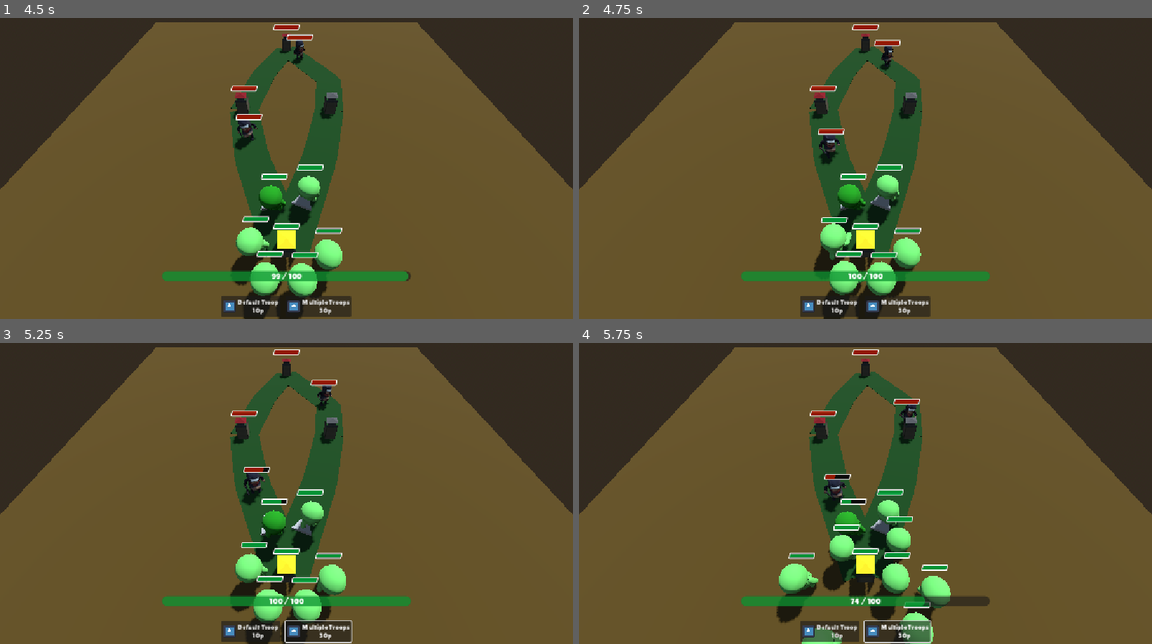
Above: before the commit, frames 1-4 (two rows, left to right).
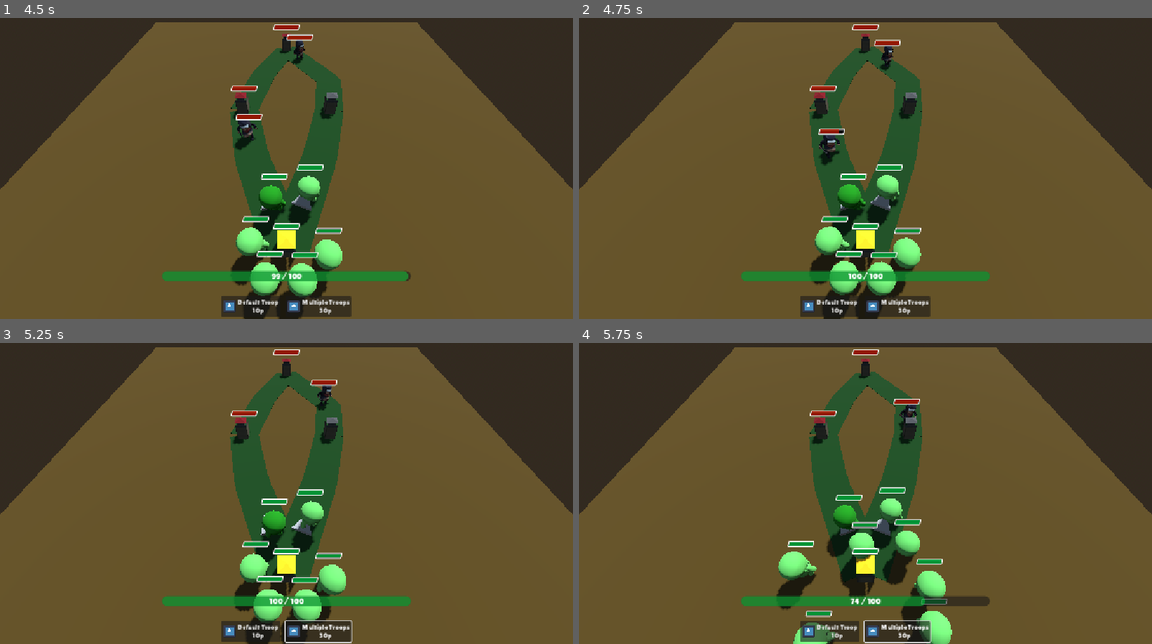
Above: after the commit, the same moments.

Repository: redd096/CrossCommunityGameJam2026
Game: Godot game, scene res://Scenes/game_scene.tscn
Same seed, same stepped clock (60 frames per second), same inputs: the game is played once before the commit and once after it. This scene is started directly instead of the project's main scene. The engine's default icon, where the game draws it, is replaced by a stand-in: a white triangle on a blue panel in a dark square.
Inputs (mouse positions are in pixels of both pictures, inside the frame that each line leads up to):
- Up to frame 1 (4.5 s): click "Default Troop 10p" at 0.5 s; click "Multiple Troops 30p" at 1.25 s; move the mouse to (257, 222) at 2.02 s; hold Up (ui_up) 2.03-3.53 s; click (257, 222) at 2.17 s; move the mouse to (458, 204) at 2.77 s; tap Enter (ui_accept) at 3.02 s; move the mouse to (114, 108) at 3.52 s; hold Left (ui_left) from 3.53 s (still down); move the mouse to (315, 156) at 4.27 s; click (315, 156) at 4.42 s
- Up to frame 2 (4.75 s): keep holding Left (ui_left); tap Enter (ui_accept) at 4.52 s
- Up to frame 3 (5.25 s): move the mouse to (200, 403) at 5.02 s; release Left (ui_left) at 5.03 s; hold Down (ui_down) from 5.03 s (still down)
- Up to frame 4 (5.75 s): keep holding Down (ui_down); tap Enter (ui_accept) at 5.27 s

Frame 1 is identical in both runs. In frame 2, 0.5% of the frame differs, in the area x 40-48%, y 36-89%; in frame 3, 0.7%; in frame 4, 6.1%, in the area x 34-66%, y 43-100%.

Commit message:
fix attacks

Diff:
--- a/Scenes/Units/tower/tower_enemy.tscn
+++ b/Scenes/Units/tower/tower_enemy.tscn
@@ -10,7 +10,7 @@
 [ext_resource type="PackedScene" uid="uid://c6jyg34nf4ovy" path="res://Scenes/UI/health_bar/unit_health_bar_enemy.tscn" id="8_5t0l1"]
 
 [sub_resource type="SphereShape3D" id="SphereShape3D_mthvj"]
-radius = 2.0
+radius = 4.0
 
 [node name="Tower_Enemy" unique_id=2100006670 node_paths=PackedStringArray("state_machine") instance=ExtResource("1_base")]
 state_machine = NodePath("Components/TowerStateMachineComponent")
@@ -37,9 +37,10 @@
 script = ExtResource("5_hr3pd")
 metadata/_custom_type_script = "uid://br0nfyqtpjv2s"
 
-[node name="UnitLookForTargetsComponent" type="Node" parent="Components" index="1" unique_id=236805151 node_paths=PackedStringArray("targets_area")]
+[node name="UnitLookForTargetsComponent" type="Node" parent="Components" index="1" unique_id=236805151 node_paths=PackedStringArray("targets_area", "targets_shape")]
 script = ExtResource("4_3trwk")
 targets_area = NodePath("../../LookForTargetsArea")
+targets_shape = NodePath("../../LookForTargetsArea/CollisionShape3D")
 metadata/_custom_type_script = "uid://dhp16hhrbb214"
 
 [node name="UnitHealthComponent" type="Node" parent="Components" index="2" unique_id=1709057946 node_paths=PackedStringArray("health_bar")]
@@ -54,5 +55,4 @@
 collision_mask = 9
 
 [node name="CollisionShape3D" type="CollisionShape3D" parent="LookForTargetsArea" index="0" unique_id=1838739778]
-transform = Transform3D(1, 0, 0, 0, 1, 0, 0, 0, 1, 0, 0, -1)
 shape = SubResource("SphereShape3D_mthvj")
--- a/Scenes/Units/tower/tower_player.tscn
+++ b/Scenes/Units/tower/tower_player.tscn
@@ -10,7 +10,7 @@
 [ext_resource type="PackedScene" uid="uid://dpfmvwtp8ajyd" path="res://Scenes/UI/health_bar/unit_health_bar_player.tscn" id="8_wv717"]
 
 [sub_resource type="SphereShape3D" id="SphereShape3D_4htqd"]
-radius = 2.0
+radius = 4.0
 
 [node name="Tower_Player" unique_id=589175981 node_paths=PackedStringArray("state_machine") instance=ExtResource("1_base")]
 collision_layer = 24
@@ -38,9 +38,10 @@
 script = ExtResource("5_nr6a3")
 metadata/_custom_type_script = "uid://br0nfyqtpjv2s"
 
-[node name="UnitLookForTargetsComponent" type="Node" parent="Components" index="1" unique_id=28584457 node_paths=PackedStringArray("targets_area")]
+[node name="UnitLookForTargetsComponent" type="Node" parent="Components" index="1" unique_id=28584457 node_paths=PackedStringArray("targets_area", "targets_shape")]
 script = ExtResource("6_ajfc0")
 targets_area = NodePath("../../LookForTargetsArea")
+targets_shape = NodePath("../../LookForTargetsArea/CollisionShape3D")
 metadata/_custom_type_script = "uid://dhp16hhrbb214"
 
 [node name="UnitHealthComponent" type="Node" parent="Components" index="2" unique_id=141157962 node_paths=PackedStringArray("health_bar")]
@@ -55,5 +56,4 @@
 collision_mask = 9
 
 [node name="CollisionShape3D" type="CollisionShape3D" parent="LookForTargetsArea" index="0" unique_id=42601235]
-transform = Transform3D(1, 0, 0, 0, 1, 0, 0, 0, 1, 0, 0, -1)
 shape = SubResource("SphereShape3D_4htqd")
--- a/ScriptableObjects/EnemyUnits/default_enemy_tower.tres
+++ b/ScriptableObjects/EnemyUnits/default_enemy_tower.tres
@@ -8,4 +8,5 @@
 troop_prefab = ExtResource("2_phxnj")
 faction = 1
 cost = 0
+attack_range = 4.0
 metadata/_custom_type_script = "uid://dq42um1m8nncq"
--- a/ScriptableObjects/PlayerUnits/default_player_tower.tres
+++ b/ScriptableObjects/PlayerUnits/default_player_tower.tres
@@ -7,4 +7,5 @@
 script = ExtResource("1_uabgt")
 troop_prefab = ExtResource("2_1kt7t")
 cost = 0
+attack_range = 4.0
 metadata/_custom_type_script = "uid://dq42um1m8nncq"
--- a/ScriptableObjects/PlayerUnits/multiple_player_units.tres
+++ b/ScriptableObjects/PlayerUnits/multiple_player_units.tres
@@ -10,6 +10,7 @@
 cost = 30
 formation_size = 5
 move_speed = 2.5
+attack_range = 5.0
 troop_name = &"Multiple Troops"
 icon = ExtResource("1_6k6h2")
 metadata/_custom_type_script = "uid://dq42um1m8nncq"
--- a/ScriptableObjects/default_empty_tower.tres
+++ b/ScriptableObjects/default_empty_tower.tres
@@ -8,4 +8,5 @@
 troop_prefab = ExtResource("2_gauhm")
 faction = 2
 cost = 0
+attack_range = 4.0
 metadata/_custom_type_script = "uid://dq42um1m8nncq"
--- a/Scripts/units/enemy/states/enemy_attack_state.gd
+++ b/Scripts/units/enemy/states/enemy_attack_state.gd
@@ -22,16 +22,16 @@
 
 
 func _physics_process_state(delta: float) -> void:
-	# no target, already destroyed by another unit, or out of range: go back
+	# target destroyed or out of range: go back
 	if _target == null or not sm.look_for_targets_component.is_in_area(_target):
 		_back_to_previous_state()
 		return
 
-	# when timer is completed, attack the target and go back
+	# when timer is completed, attack the target
 	_attack_timer += delta
 	if _attack_timer > attack_delay:
+		_attack_timer = 0.0
 		_target.receive_attack(sm.unit.faction, sm.unit.attack_damage)
-		_back_to_previous_state()
 
 
 func _back_to_previous_state() -> void:
--- a/Scripts/units/player/states/player_attack_state.gd
+++ b/Scripts/units/player/states/player_attack_state.gd
@@ -22,16 +22,16 @@
 
 
 func _physics_process_state(delta: float) -> void:
-	# no target, already destroyed by another unit, or out of range: go back
+	# target destroyed or out of range: go back
 	if _target == null or not sm.look_for_targets_component.is_in_area(_target):
 		_back_to_previous_state()
 		return
 
-	# when timer is completed, attack the target and go back
+	# when timer is completed, attack the target
 	_attack_timer += delta
 	if _attack_timer > attack_delay:
+		_attack_timer = 0.0
 		_target.receive_attack(sm.unit.faction, sm.unit.attack_damage)
-		_back_to_previous_state()
 
 
 func _back_to_previous_state() -> void:
--- a/Scripts/units/tower/states/tower_attack_state.gd
+++ b/Scripts/units/tower/states/tower_attack_state.gd
@@ -4,8 +4,7 @@
 ## Attack State: stay still for a few seconds (attack animation), then destroy the closest target found in area. [br]
 ## Then continue along the path, or go back to idle if there isn't a path
 
-@export var cooldown: float = 1.0 ## seconds to stay still before attacking the target
-@export var first_attack_delay: float = 0.2 # seconds before starting first attack
+@export var attack_delay: float = 0.2 ## seconds to stay still before attacking the target
 
 var sm: TowerStateMachineComponent
 var _target: OrphanUnit
@@ -15,22 +14,22 @@
 func _enter_state() -> void:
 	sm = state_machine as TowerStateMachineComponent
 	# reset values
-	_attack_timer = cooldown - first_attack_delay # start with predetermined delay
+	_attack_timer = 0.0
 	# find closest target
 	_target = sm.look_for_targets_component.find_target(sm.enemy_faction)
 
 
 func _physics_process_state(delta: float) -> void:
-	# no target, or already destroyed by another unit: go back
-	if _target == null:
+	# target destroyed or out of range: go back
+	if _target == null or not sm.look_for_targets_component.is_in_area(_target):
 		_back_to_previous_state()
 		return
 
-	# when timer is completed, destroy the target and go back
+	# when timer is completed, attack the target
 	_attack_timer += delta
-	if _attack_timer > cooldown:
+	if _attack_timer > attack_delay:
+		_attack_timer = 0.0
 		_target.receive_attack(sm.unit.faction, sm.unit.attack_damage)
-		_back_to_previous_state()
 
 
 func _back_to_previous_state() -> void:
--- a/Scripts/units/tower/tower_state_machine_component.gd
+++ b/Scripts/units/tower/tower_state_machine_component.gd
@@ -12,8 +12,10 @@
 
 var enemy_faction: UnitUtilities.ECharacterFaction
 
-func setup(_troop: TroopResource, map_node: MapNode, slot: Vector2) -> void:
+func setup(troop: TroopResource, map_node: MapNode, slot: Vector2) -> void:
+	look_for_targets_component.set_radius(troop.attack_range)
 	health_component.init(unit)
+	attack_state.attack_delay = troop.attack_delay
 
 	if (unit.faction == UnitUtilities.ECharacterFaction.ENEMY):
 		enemy_faction = UnitUtilities.ECharacterFaction.PLAYER
